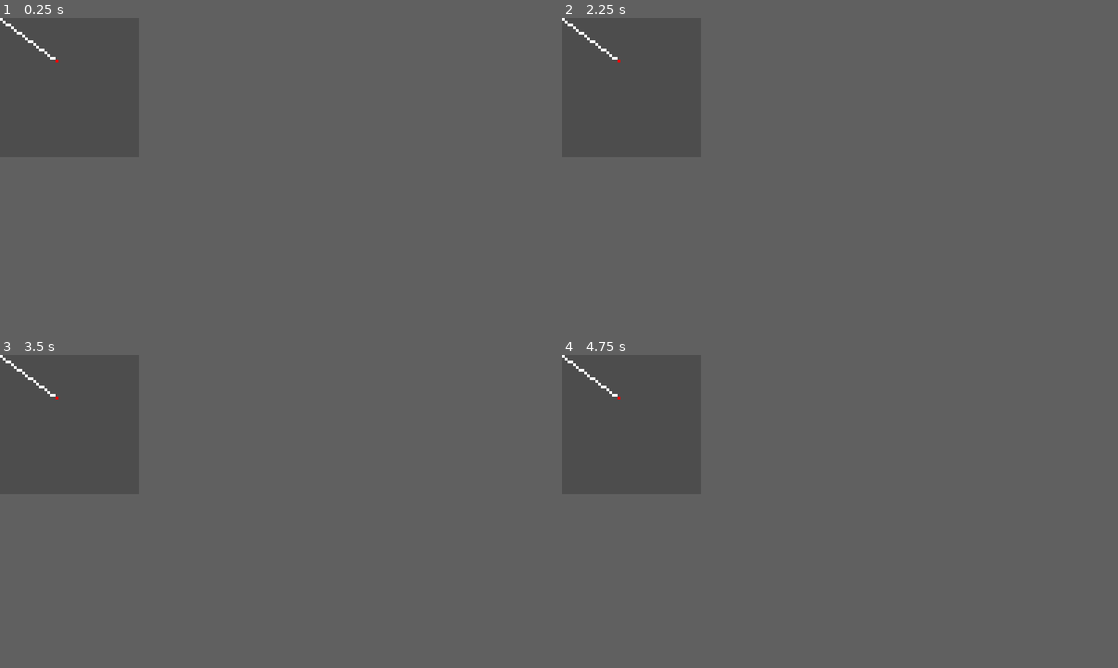
Above: before the commit, frames 1-4 (two rows, left to right).
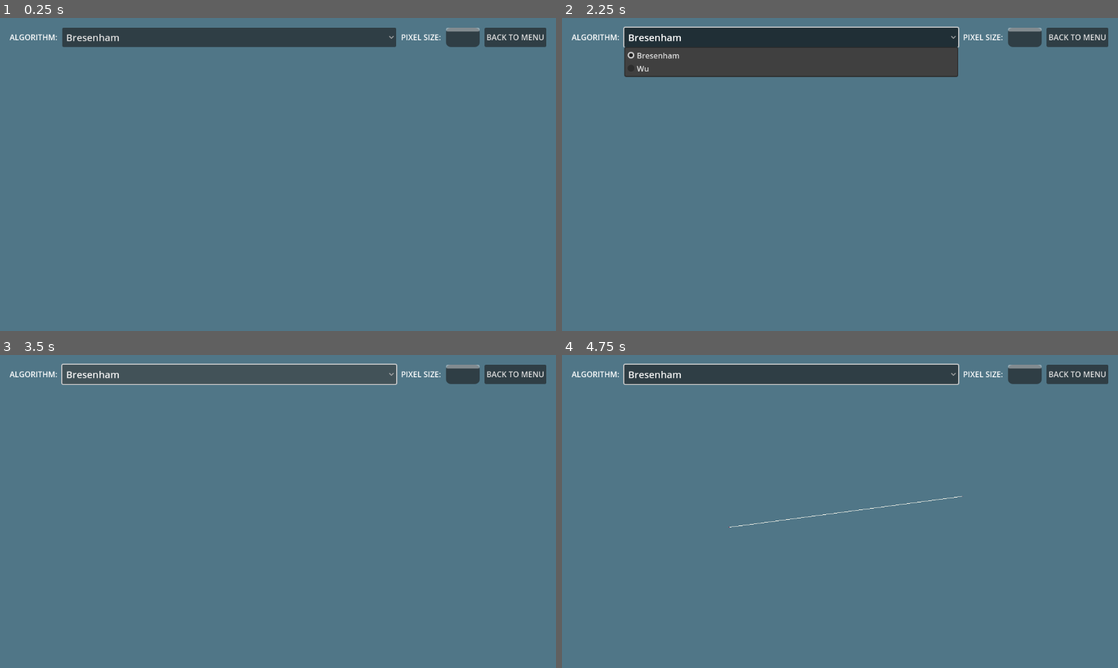
Above: after the commit, the same moments.

Repository: GodotGangComgraph/lab03-raster
Game: Godot game, scene res://bresenham.tscn
Two runs of this game, one before a commit and one after it. Both use one fixed random seed, a clock stepped at 60 frames per second and the inputs below.
Inputs (mouse positions are in pixels of both pictures, inside the frame that each line leads up to):
- Up to frame 1 (0.25 s): no input
- Up to frame 2 (2.25 s): click (617, 27) at 0.5 s, where only the run after the commit has a clickable "Bresenham"; click (689, 27) at 1.25 s, where only the run after the commit has a clickable "BACK TO MENU"; click (617, 27) at 2 s, where only the run after the commit has a clickable "Bresenham"
- Up to frame 3 (3.5 s): click (55, 364) at 2.75 s, where only the run after the commit has a clickable "Bresenham"
- Up to frame 4 (4.75 s): tap Enter at 3.5 s; move the mouse to (662, 417) at 3.52 s; click (662, 417) at 3.67 s; tap Space at 4.25 s; move the mouse to (606, 430) at 4.27 s; click (606, 430) at 4.42 s
In our replay, the window is 200x200 before the commit and 800x450 after it. These sizes can differ from the game's own. Grey fills any space a smaller window leaves; there, only what the larger window draws over its background counts as a difference.

The runs differ from the first frame. In frame 1, 15% of the frame differs, in the area x 0-99%, y 0-45%; in frame 2, 19%; in frame 3, 15%; in frame 4, 16%.

Commit message:
Task2 done

Diff:
--- a/bresenham.gd
+++ b/bresenham.gd
@@ -1,32 +1,95 @@
 extends Control
 
-var point1: Vector2i = Vector2(0, 0)
-var point2: Vector2i = Vector2(20, 15)
+const NULLVEC2 = Vector2i(-1, -1)
+
+var point1: Vector2i = NULLVEC2
+var point2: Vector2i = NULLVEC2
+var index: int = 0
+@onready var v_scroll_bar: VScrollBar = $VBoxContainer/MarginContainer/HBoxContainer/VScrollBar
+
+@onready var item_list: OptionButton = $VBoxContainer/MarginContainer/HBoxContainer/ItemList
+@onready var margin_container: MarginContainer = $VBoxContainer/MarginContainer
+
+func _input(event: InputEvent) -> void:
+	if event is InputEventMouseButton and event.is_pressed() and event.position[1] > margin_container.size[1]:
+		if point1 == NULLVEC2:
+			point1 = event.position
+		elif point2 == NULLVEC2:
+			point2 = event.position
+		else:
+			point1 = point2
+			point2 = event.position
+		queue_redraw()
+
 
 func _draw():
-	var x0 = point1[0] ; var y0 = point1[1]
-	var x1 = point2[0] ; var y1 = point2[1]
-	draw_rect(Rect2(x0, y0, 1, 1), Color(255, 0, 0))
-	draw_rect(Rect2(x1, y1, 1, 1), Color(255, 0, 0))
-	var dx = x1 - x0
-	var dy = y1 - y0
-	var grad = dy * 1.0 / dx
+	if point1 == NULLVEC2 or point2 == NULLVEC2:
+		return
+	if item_list.selected == 0:
+			var local_point1 = point1 ; var local_point2 = point2
+			var x0 = local_point1[0] ; var y0 = local_point1[1]
+			var x1 = local_point2[0] ; var y1 = local_point2[1]
+			draw_rect(Rect2(x0, y0, v_scroll_bar.value, v_scroll_bar.value), Color("#B8001F"))
+			draw_rect(Rect2(x1, y1, v_scroll_bar.value, v_scroll_bar.value), Color("#B8001F"))
+			var dx = abs(x1 - x0)
+			var dy = abs(y1 - y0)
+			var grad = dy * 1.0 / dx
 
-	if grad <= 1:
-		var D = 2*dy - dx
-		var y = y0
-		for x in range(x0, x1):
-			draw_rect(Rect2(x, y, 1, 1), Color(255, 255, 255))
-			if D >= 0:
-				y = y + 1
-				D = D - 2*dx
-			D = D + 2*dy
+			if abs(grad) <= 1:
+				if local_point1[0] > local_point2[0]:
+					var temp = local_point1
+					local_point1 = local_point2
+					local_point2 = temp
+					x0 = local_point1[0] ; y0 = local_point1[1]
+					x1 = local_point2[0] ; y1 = local_point2[1]
+				var yi = 1 if local_point1[1] < local_point2[1] else -1
+				var D = 2*dy - dx
+				var y = y0
+
+				for x in range(x0+v_scroll_bar.value, x1, v_scroll_bar.value):
+					draw_rect(Rect2(x, y, v_scroll_bar.value, v_scroll_bar.value), Color("#FCFAEE"))
+					if D >= 0:
+						y = y + yi * v_scroll_bar.value
+						D = D - 2*dx
+					D = D + 2*dy
+			else:
+				if local_point1[1] > local_point2[1]:
+					var temp = local_point1
+					local_point1 = local_point2
+					local_point2 = temp
+					x0 = local_point1[0] ; y0 = local_point1[1]
+					x1 = local_point2[0] ; y1 = local_point2[1]
+				var xi = 1 if local_point1[0] < local_point2[0] else -1
+				var D = 2*dx - dy
+				var x = x0
+				for y in range(y0+v_scroll_bar.value, y1, v_scroll_bar.value):
+					draw_rect(Rect2(x, y, v_scroll_bar.value, v_scroll_bar.value), Color("#FCFAEE"))
+					if D >= 0:
+						x = x + xi * v_scroll_bar.value
+						D = D - 2*dy
+					D = D + 2*dx
 	else:
-		var D = 2*dx - dy
-		var x = x0
-		for y in range(y0, y1):
-			draw_rect(Rect2(x, y, 1, 1), Color(255, 255, 255))
-			if D >= 0:
-				x = x + 1
-				D = D - 2*dy
-			D = D + 2*dx
+		var local_point1 ; var local_point2
+		if point1[0] > point2[0]:
+			local_point1 = point2 ; local_point2 = point1
+		else:
+			local_point1 = point1 ; local_point2 = point2
+		var x0 = local_point1[0] ; var y0 = local_point1[1]
+		var x1 = local_point2[0] ; var y1 = local_point2[1]
+		draw_rect(Rect2(x0, y0, v_scroll_bar.value, v_scroll_bar.value), Color("#B8001F"))
+		draw_rect(Rect2(x1, y1, v_scroll_bar.value, v_scroll_bar.value), Color("#B8001F"))
+		var dx = x1 - x0 ; var dy = y1 - y0
+		var grad = dy * 1.0 / dx
+		var y = y0 + grad
+		for x in range(x0+v_scroll_bar.value, x1):
+			draw_rect(Rect2(x, int(y), v_scroll_bar.value, v_scroll_bar.value), Color(Color("#FCFAEE"), 1-(y - int(y))))
+			draw_rect(Rect2(x, int(y), v_scroll_bar.value, v_scroll_bar.value), Color(Color("#FCFAEE"), y - int(y)))
+			y = y + grad
+
+
+func _on_item_list_item_selected(index: int) -> void:
+	queue_redraw()
+
+
+func _on_v_scroll_bar_value_changed(value: float) -> void:
+	queue_redraw()
--- a/bresenham.tscn
+++ b/bresenham.tscn
@@ -10,3 +10,57 @@
 grow_horizontal = 2
 grow_vertical = 2
 script = ExtResource("1_g1qtt")
+
+[node name="VBoxContainer" type="VBoxContainer" parent="."]
+layout_mode = 1
+anchors_preset = 15
+anchor_right = 1.0
+anchor_bottom = 1.0
+grow_horizontal = 2
+grow_vertical = 2
+
+[node name="MarginContainer" type="MarginContainer" parent="VBoxContainer"]
+layout_mode = 2
+theme_override_constants/margin_left = 20
+theme_override_constants/margin_top = 20
+theme_override_constants/margin_right = 20
+theme_override_constants/margin_bottom = 20
+
+[node name="HBoxContainer" type="HBoxContainer" parent="VBoxContainer/MarginContainer"]
+custom_minimum_size = Vector2(0, 30)
+layout_mode = 2
+theme_override_constants/separation = 10
+
+[node name="Label" type="Label" parent="VBoxContainer/MarginContainer/HBoxContainer"]
+layout_mode = 2
+text = "ALGORITHM:"
+
+[node name="ItemList" type="OptionButton" parent="VBoxContainer/MarginContainer/HBoxContainer"]
+custom_minimum_size = Vector2(500, 40)
+layout_mode = 2
+size_flags_horizontal = 3
+theme_override_font_sizes/font_size = 20
+selected = 0
+item_count = 2
+popup/item_0/text = "Bresenham"
+popup/item_1/text = "Wu"
+popup/item_1/id = 1
+
+[node name="Label2" type="Label" parent="VBoxContainer/MarginContainer/HBoxContainer"]
+layout_mode = 2
+text = "PIXEL SIZE:"
+
+[node name="VScrollBar" type="VScrollBar" parent="VBoxContainer/MarginContainer/HBoxContainer"]
+custom_minimum_size = Vector2(70, 0)
+layout_mode = 2
+min_value = 1.0
+max_value = 30.0
+step = 1.0
+value = 1.0
+
+[node name="Button" type="Button" parent="VBoxContainer/MarginContainer/HBoxContainer"]
+layout_mode = 2
+text = "BACK TO MENU"
+
+[connection signal="item_selected" from="VBoxContainer/MarginContainer/HBoxContainer/ItemList" to="." method="_on_item_list_item_selected"]
+[connection signal="value_changed" from="VBoxContainer/MarginContainer/HBoxContainer/VScrollBar" to="." method="_on_v_scroll_bar_value_changed"]
--- a/project.godot
+++ b/project.godot
@@ -13,14 +13,11 @@
 config/name="Lab03Raster"
 run/main_scene="res://bresenham.tscn"
 config/features=PackedStringArray("4.3", "GL Compatibility")
+boot_splash/bg_color=Color(0.219608, 0.294118, 0.439216, 1)
 config/icon="res://icon.svg"
 
 [display]
 
-window/size/viewport_width=50
-window/size/viewport_height=50
-window/size/window_width_override=600
-window/size/window_height_override=600
 window/stretch/mode="viewport"
 window/stretch/aspect="ignore"
 window/stretch/scale_mode="integer"
@@ -29,3 +26,4 @@
 
 renderer/rendering_method="gl_compatibility"
 renderer/rendering_method.mobile="gl_compatibility"
+environment/defaults/default_clear_color=Color(0.313726, 0.462745, 0.529412, 1)
